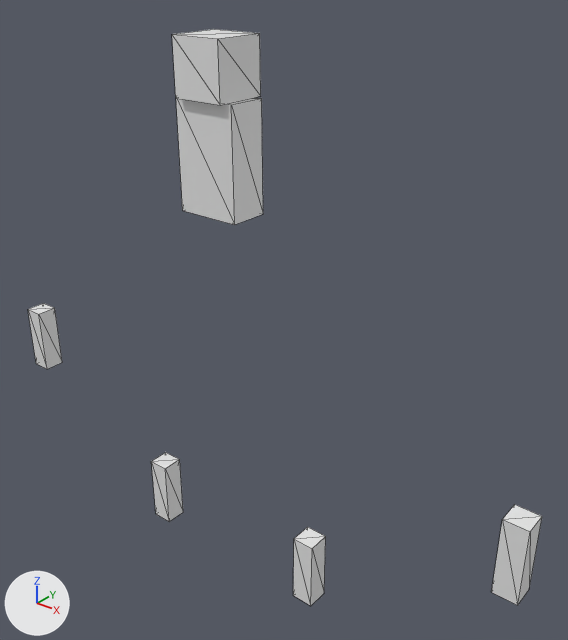
An edit to the glTF model assets/models/player.glb, drawn before and after from the same camera.
The view is the same before and after, from a 50 mm camera at (3.7, -3.93, 3.46) aimed at (0.31, 0.31, 0.84). The lights are fixed; the arrows at lower left show +X, +Y and +Z. The picture after the commit comes second. Mesh edges are drawn as thin lines. Where no turn or scale is listed for an object, it has been applied to the vertices.

In view in the first picture: 'body', 'head', 'l_arm', 'l_leg', 'r_arm', 'r_leg'.
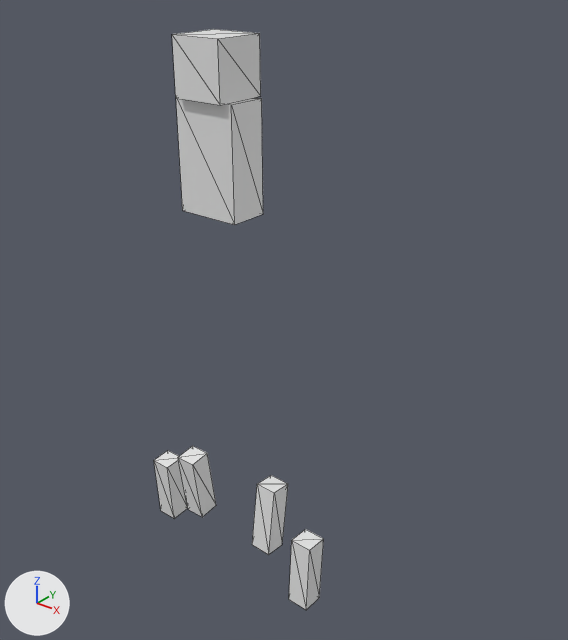
Diff of the bpy script that builds the scene:
```diff
--- a/assets/models/player.glb.py
+++ b/assets/models/player.glb.py
@@ ob_l_leg @@
 ob_l_leg = bpy.data.objects.new('l_leg', me_cube_013)
-ob_l_leg.location = (-0.819, -0.001, -1.107)
-ob_l_leg.rotation_euler = (-0.00289, -0.0034, -0.00177)  # degrees (-0.2, -0.2, -0.1)
+ob_l_leg.location = (-0.819, 0.045, -1.106)
+ob_l_leg.rotation_euler = (0.0556, -0.00329, -0.00197)  # degrees (3.2, -0.2, -0.1)
 ob_l_leg.scale = (0.09, 0.09, 0.3)
@@ ob_r_leg @@
 ob_r_leg = bpy.data.objects.new('r_leg', me_cube_012)
-ob_r_leg.location = (0.821, 0.0, -1.107)
+ob_r_leg.location = (0.821, -0.045, -1.106)
+ob_r_leg.rotation_euler = (-0.0585, 0.0, 0.0)  # degrees (-3.4, 0, 0)
 ob_r_leg.scale = (0.09, 0.09, 0.3)
@@ ob_r_arm @@
 ob_r_arm = bpy.data.objects.new('r_arm', me_cube_010)
-ob_r_arm.location = (2.445, 0.0, -0.06)
+ob_r_arm.location = (0.394, 0.02, -0.814)
+ob_r_arm.rotation_euler = (-0.109, 0.0189, -0.00103)  # degrees (-6.2, 1.1, -0.1)
 ob_r_arm.scale = (0.09, 0.09, 0.3)
@@ ob_l_arm @@
 ob_l_arm = bpy.data.objects.new('l_arm', me_cube_011)
-ob_l_arm.location = (-2.445, 0.0, -0.06)
+ob_l_arm.location = (-0.396, -0.021, -0.831)
+ob_l_arm.rotation_euler = (0.109, -0.0189, -0.00103)  # degrees (6.2, -1.1, -0.1)
 ob_l_arm.scale = (0.09, 0.09, 0.3)
```

Changed parts and their boxes (x1, y1, x2, y2) in the pictures (568 x 640 px):
'r_arm', moved, turned: before (491, 505, 542, 605); after (252, 475, 288, 555)
'l_arm', moved, turned: before (28, 303, 62, 369); after (178, 446, 216, 517)
'r_leg', moved, turned: before (293, 527, 326, 606); after (289, 529, 324, 610)
'l_leg', moved, turned: before (151, 452, 183, 522); after (154, 451, 188, 518)
